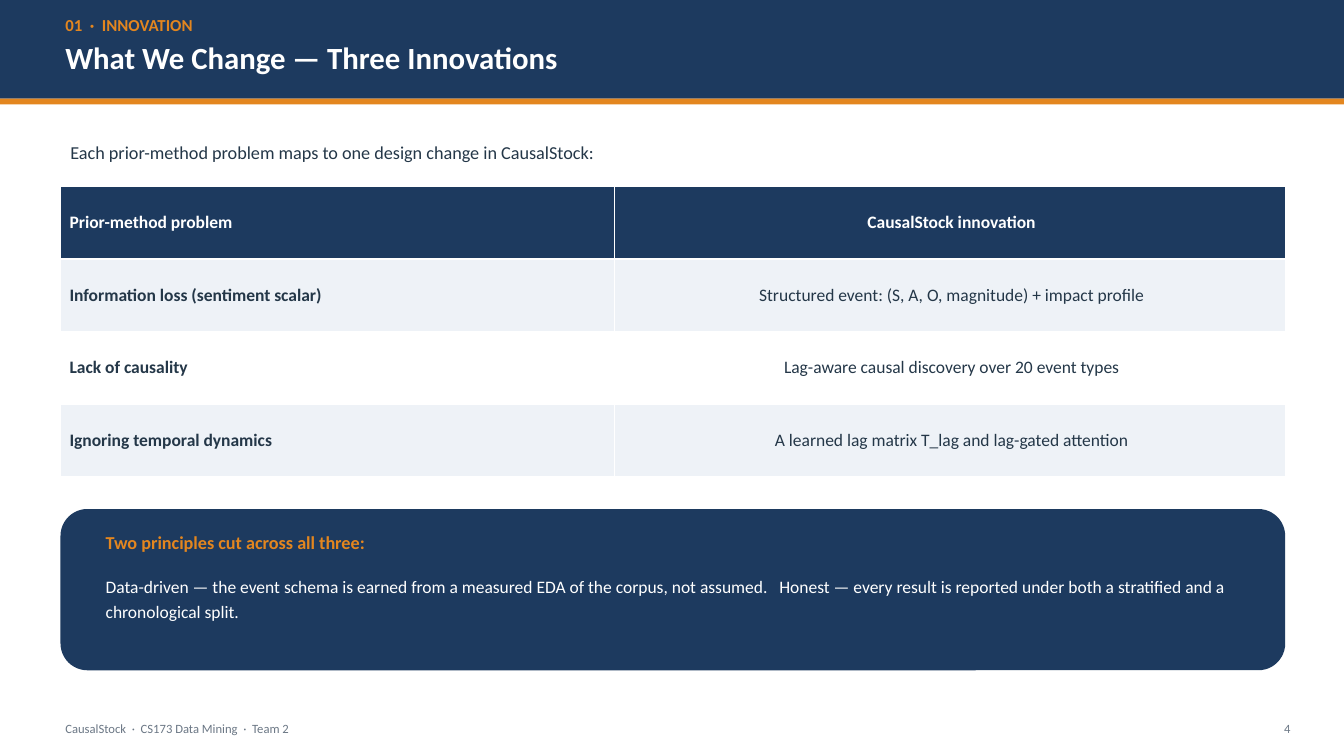
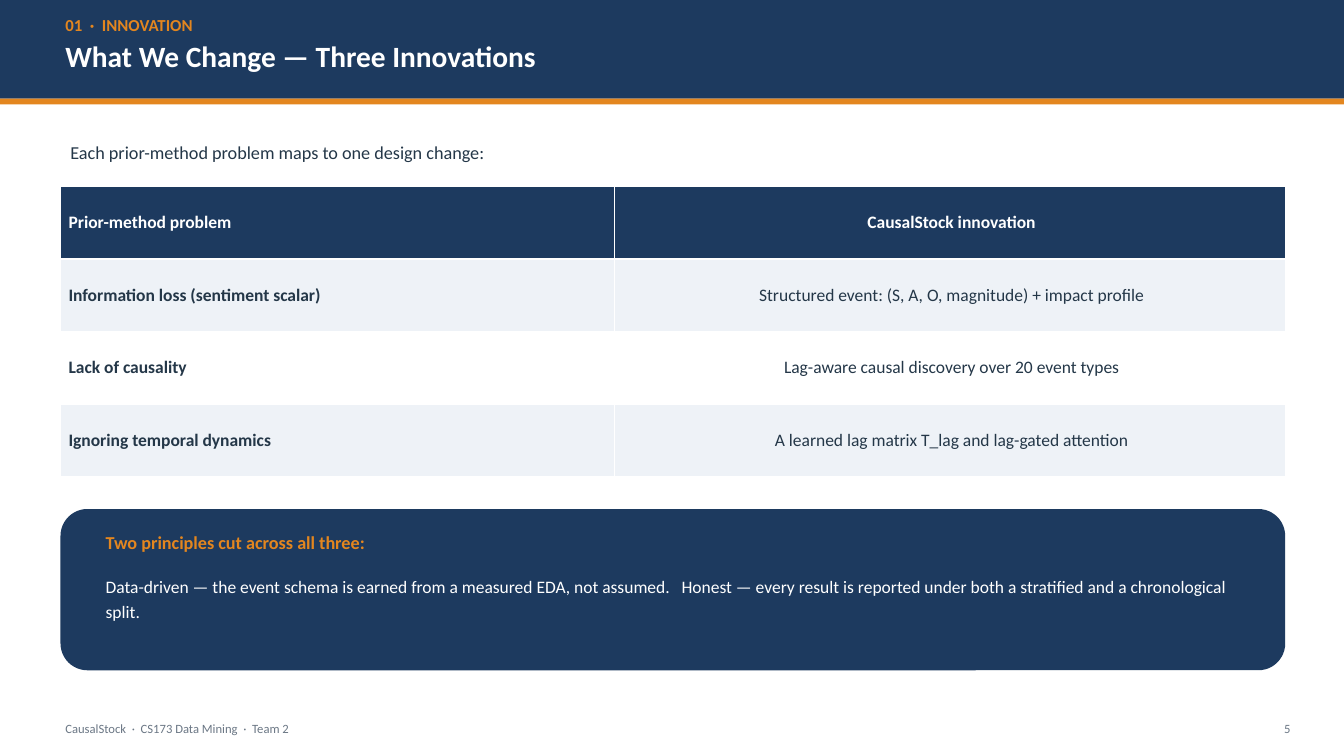
Before and after one commit to LovelyC-kx/dddmmm, a slide deck: slide 5 of DirectionA/docs/final-deck/CausalStock_CS173_Final_EN.pptx (slide 4 before the commit). Drawn at 1344x756 pixels with LibreOffice and Linux fonts; fonts in the diff are those of the drawing. Boxes give left, top, right and bottom in pixels: in the first picture for what was removed or moved away, otherwise in the second. Text is boxed around its words. In the diff, an @@ line names an element or a change of style, - is before the commit and + after.

```diff
--- a/DirectionA/docs/final-deck/CausalStock_CS173_Final_EN.pptx
+++ b/DirectionA/docs/final-deck/CausalStock_CS173_Final_EN.pptx
@@ text "What We Change — Three ..." at (65,46,535,72): size 22 to 21 pt @@
@@ text at (70,146,484,162): text changed @@
-Each prior-method problem maps to one design change in CausalStock:
+Each prior-method problem maps to one design change:
@@ text at (106,581,1226,621): text changed @@
-Data-driven — the event schema is earned from a measured EDA of the corpus, not assumed. Honest — every result is reported under both a stratified and a chronological split.
+Data-driven — the event schema is earned from a measured EDA, not assumed. Honest — every result is reported under both a stratified and a chronological split.
@@ text at (1284,725,1290,733): text changed @@
-4
+5
```
Also in this commit, not shown: 15 other slides changed, 3 slides added, 4 other files.
